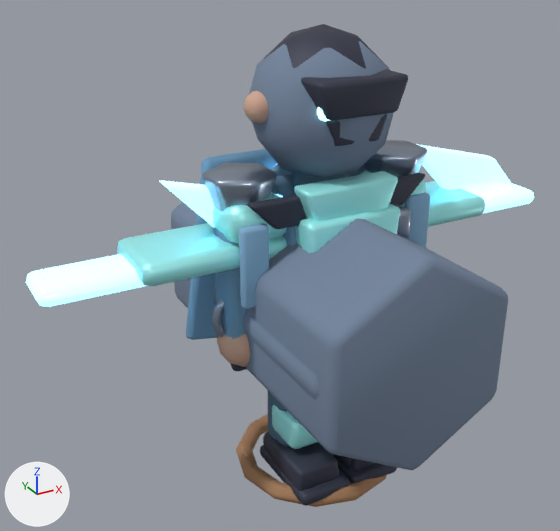
The glTF model public/assets/models/characters/flyingEliteArcher.glb, before and after one commit.
Rendered twice from a camera (50 mm lens) standing at (-1.64, -2.63, 2.34) and looking at (-0.12, 0.13, 0.96). Every picture has the same lights, and +X, +Y and +Z are marked at lower left. The first picture is the older version. Where no turn or scale is listed for an object, it has been applied to the vertices.

In view in the first picture: 'LOD1_PROXY_body', 'LOD2_PROXY_body', 'LOD2_PROXY_head', 'bootToe.L', 'capePanel', 'collarFront', 'helmetBrow', 'shoulderCap.-1', 'weapon.bow', 'wing.-1.inner', 'wing.-1.outer', 'wing.1.feather' and 31 more.
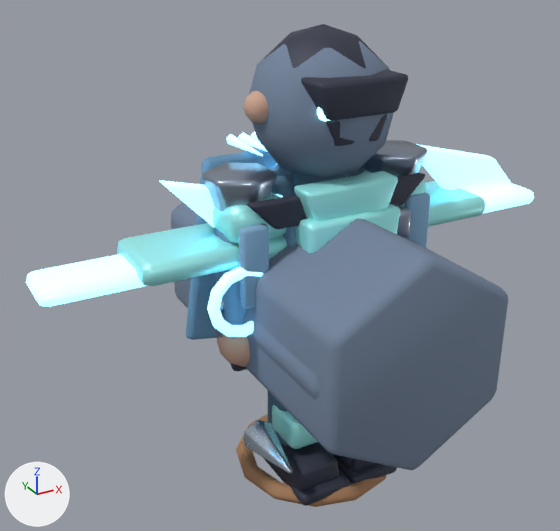
The change, as JSON lines over the scene's bpy script:
```json
{"op": "add", "block": "mat_mat_flyingelitearcher_metallight", "code": ["mat_mat_flyingelitearcher_metallight = principled_material('MAT_flyingEliteArcher_metalLight')", "mat_mat_flyingelitearcher_metallight.base_color = (0.56, 0.66, 0.78)  # pale blue #c5d4e5", "mat_mat_flyingelitearcher_metallight.metallic = 0.9", "mat_mat_flyingelitearcher_metallight.roughness = 0.2"]}
{"op": "add", "block": "me_cone_080", "code": ["me_cone_080 = bpy.data.meshes.new('Cone.080')", "me_cone_080.from_pydata(...)  # 84 vertices, 164 faces; spans x -0.068..0.068, y -0.15..0.15, z -0.077..0.077", "me_cone_080.materials.append(mat_mat_flyingelitearcher_metallight)  # pale blue #c5d4e5"]}
{"op": "add", "block": "me_cone_084", "code": ["me_cone_084 = bpy.data.meshes.new('Cone.084')", "me_cone_084.from_pydata(...)  # 70 vertices, 136 faces; spans x -0.023..0.023, y -0.15..0.15, z -0.02..0.024", "me_cone_084.materials.append(mat_mat_flyingelitearcher_ice)  # cyan #c4efff, glowing blue #89daff"]}
{"op": "add", "block": "me_torus_099", "code": ["me_torus_099 = bpy.data.meshes.new('Torus.099')", "me_torus_099.from_pydata(...)  # 188 vertices, 376 faces; spans x -0.155..0.155, y -0.024..0.024, z -0.155..0.155", "me_torus_099.materials.append(mat_mat_flyingelitearcher_ice)  # cyan #c4efff, glowing blue #89daff"]}
{"op": "add", "block": "ob_flighttalons__1", "code": ["ob_flighttalons__1 = bpy.data.objects.new('flightTalons.-1', me_cone_080)", "ob_flighttalons__1.location = (-0.34, -0.22, 0.26)"]}
{"op": "add", "block": "ob_flightarrow_2", "code": ["ob_flightarrow_2 = bpy.data.objects.new('flightArrow.2', me_cone_084)", "ob_flightarrow_2.location = (-0.1, 0.24, 1.48)"]}
{"op": "add", "block": "ob_flightarrow_1", "code": ["ob_flightarrow_1 = bpy.data.objects.new('flightArrow.1', me_cone_084.copy())", "ob_flightarrow_1.location = (-0.16, 0.24, 1.48)"]}
{"op": "add", "block": "ob_flightarrow_0", "code": ["ob_flightarrow_0 = bpy.data.objects.new('flightArrow.0', me_cone_084.copy())", "ob_flightarrow_0.location = (-0.22, 0.24, 1.48)"]}
{"op": "add", "block": "ob_flightarcherbracer", "code": ["ob_flightarcherbracer = bpy.data.objects.new('flightArcherBracer', me_torus_099)", "ob_flightarcherbracer.location = (-0.44, -0.16, 0.98)"]}
```

Changed parts and their boxes [x1, y1, x2, y2] in the pictures (560 x 531 px):
```json
{"object": "flightArcherBracer", "change": "added", "after": [207, 266, 263, 337]}
{"object": "flightTalons.-1", "change": "added", "after": [244, 420, 292, 474]}
{"object": "flightArrow.0", "change": "added", "after": [226, 134, 263, 156]}
{"object": "flightArrow.1", "change": "added", "after": [239, 132, 268, 152]}
{"object": "flightArrow.2", "change": "added", "after": [251, 131, 259, 142]}
```
